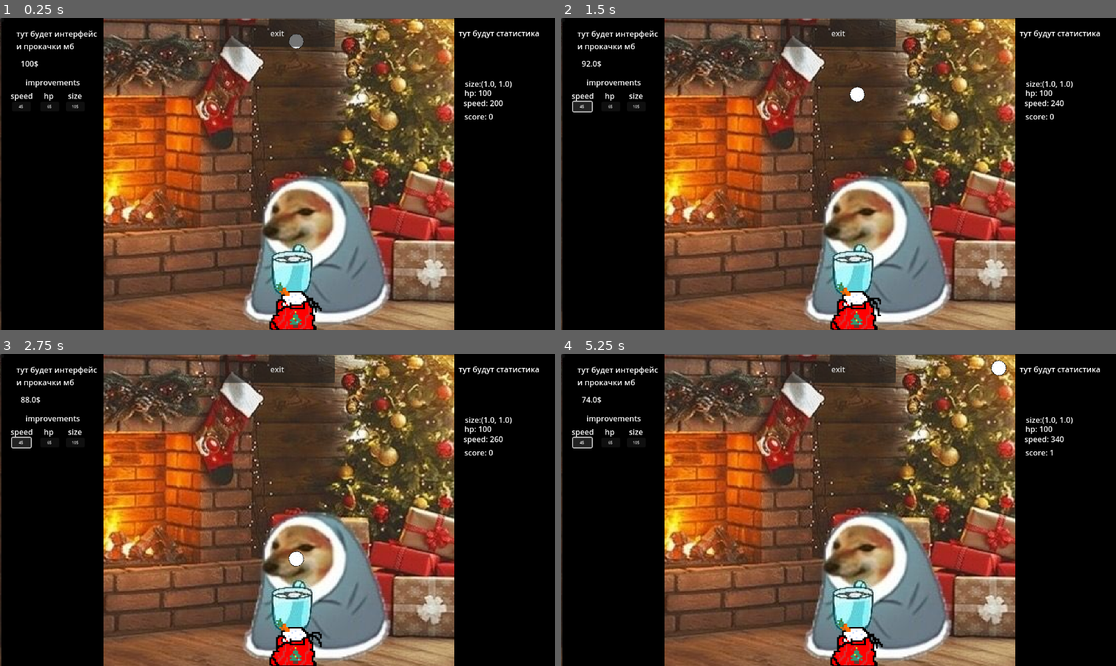
Above: before the commit, frames 1-4 (two rows, left to right).
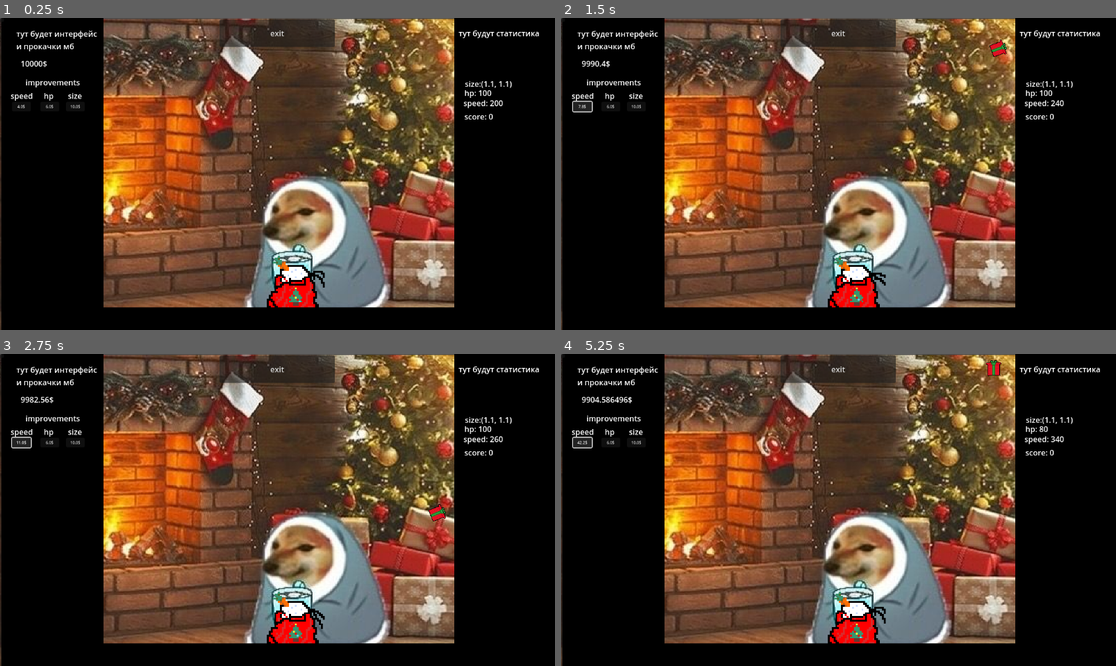
Above: after the commit, the same moments.

Repository: RAnami156/christmas-game-
Game: Godot game, scene res://scene/level.tscn
Two runs of this game, one before a commit and one after it. Both use one fixed random seed, a clock stepped at 60 frames per second and the inputs below. This scene is started directly instead of the project's main scene. The engine's default icon, where the game draws it, is replaced by a stand-in: a white triangle on a blue panel in a dark square.
Inputs:
- Up to frame 1 (0.25 s): no input
- Up to frame 2 (1.5 s): click "4$" (after the commit: "4.0$") at 0.5 s; click "4$" (after the commit: "5.6$") at 1.25 s
- Up to frame 3 (2.75 s): click "4$" (after the commit: "7.8$") at 2 s
- Up to frame 4 (5.25 s): click "4$" (after the commit: "11.0$") at 2.75 s; click "4$" (after the commit: "15.4$") at 3.5 s; click "4$" (after the commit: "21.5$") at 4.25 s; click "4$" (after the commit: "30.1$") at 5 s

The runs differ from the first frame. In frame 1, 5.8% of the frame differs, in the area x 3-92%, y 5-100%; in frame 2, 6.0%; in frame 3, 6.0%, in the area x 3-92%, y 13-100%; in frame 4, 6.0%.

Commit message:
feat: magnet, slow_mod ; fix: health ; - Added new snowball animation - Added magnet(UI + logic, but need small anim fix) - Added slow mod(full logic) - Added shield(only animation, need logic) - Added collection animarion(new some fix) - Added inflation(UI + logic) - fix some "yellow" problem - FIX SOME PROBLEMS WITH HEALTH

Diff:
--- a/project.godot
+++ b/project.godot
@@ -18,6 +18,10 @@
 [autoload]
 
 Global="*res://script/global.gd"
+
+[editor_plugins]
+
+enabled=PackedStringArray("res://addons/AS2P/plugin.cfg")
 
 [input]
 
--- a/scene/level.tscn
+++ b/scene/level.tscn
@@ -1,10 +1,9 @@
-[gd_scene load_steps=9 format=3 uid="uid://d3ee0yqlg3jme"]
+[gd_scene load_steps=8 format=3 uid="uid://d3ee0yqlg3jme"]
 
 [ext_resource type="Script" uid="uid://cyvlwhygoftgv" path="res://script/level.gd" id="1_7g0b6"]
 [ext_resource type="PackedScene" uid="uid://bf6ouahb5e8ea" path="res://scene/player.tscn" id="1_s4405"]
 [ext_resource type="Texture2D" uid="uid://stufiml3ni0m" path="res://assets/icon.svg" id="2_36wlx"]
 [ext_resource type="Texture2D" uid="uid://dvwo1x0mvk4t0" path="res://assets/1fb61a8e4f74a56382f9a09ec4233c94.jpg" id="3_dmi07"]
-[ext_resource type="PackedScene" uid="uid://dbvfu72c5mkvy" path="res://scene/snowball.tscn" id="5_ukt71"]
 [ext_resource type="Script" uid="uid://burunhuqqs5yv" path="res://script/mini_shop.gd" id="6_ismto"]
 
 [sub_resource type="RectangleShape2D" id="RectangleShape2D_36wlx"]
@@ -17,7 +16,7 @@
 script = ExtResource("1_7g0b6")
 
 [node name="player" parent="." instance=ExtResource("1_s4405")]
-position = Vector2(891, 596)
+position = Vector2(497, 538)
 
 [node name="Camera2D" type="Camera2D" parent="."]
 position = Vector2(576, 324)
@@ -43,6 +42,12 @@
 
 [node name="collision" type="Node2D" parent="."]
 
+[node name="Icon3" type="Sprite2D" parent="collision"]
+modulate = Color(0, 0, 0, 1)
+position = Vector2(109.00001, 391.99997)
+scale = Vector2(1.65625, 8.515625)
+texture = ExtResource("2_36wlx")
+
 [node name="Icon2" type="Sprite2D" parent="collision"]
 modulate = Color(0, 0, 0, 1)
 position = Vector2(1049, 306.99997)
@@ -51,7 +56,8 @@
 
 [node name="Icon" type="Sprite2D" parent="collision"]
 modulate = Color(0, 0, 0, 1)
-position = Vector2(109.00001, 391.99997)
+position = Vector2(597.99994, 707)
+rotation = 1.5707964
 scale = Vector2(1.65625, 8.515625)
 texture = ExtResource("2_36wlx")
 
@@ -66,7 +72,7 @@
 shape = SubResource("RectangleShape2D_36wlx")
 
 [node name="CollisionShape2D3" type="CollisionShape2D" parent="collision/StaticBody2D"]
-position = Vector2(524.5, 664.5)
+position = Vector2(523, 619)
 shape = SubResource("RectangleShape2D_dmi07")
 
 [node name="backround" type="Node2D" parent="."]
@@ -79,9 +85,6 @@
 
 [node name="test" type="Node2D" parent="."]
 position = Vector2(699, -949)
-
-[node name="snowball" parent="test" instance=ExtResource("5_ukt71")]
-position = Vector2(-84, 994)
 
 [node name="mini_shop" type="Node2D" parent="."]
 script = ExtResource("6_ismto")
--- a/scene/player.tscn
+++ b/scene/player.tscn
@@ -1,10 +1,11 @@
-[gd_scene load_steps=23 format=3 uid="uid://bf6ouahb5e8ea"]
+[gd_scene load_steps=37 format=3 uid="uid://bf6ouahb5e8ea"]
 
 [ext_resource type="Texture2D" uid="uid://c7dq8o2ldmd0l" path="res://assets/1.png" id="1_fvtld"]
 [ext_resource type="Script" uid="uid://dmh6tj8l7ueqt" path="res://script/player.gd" id="1_s4jxa"]
 [ext_resource type="Texture2D" uid="uid://cjx3qm0lgipfh" path="res://assets/idle.png" id="2_ct4mp"]
 [ext_resource type="Texture2D" uid="uid://bvwn3v5dppnq3" path="res://assets/NY_idle.png" id="3_ct4mp"]
 [ext_resource type="PackedScene" uid="uid://c12s3hqyc1nd3" path="res://scene/interface.tscn" id="3_s4jxa"]
+[ext_resource type="Texture2D" uid="uid://bq0p16rtg8f75" path="res://shield.png" id="6_oh5ij"]
 
 [sub_resource type="AtlasTexture" id="AtlasTexture_oh5ij"]
 atlas = ExtResource("1_fvtld")
@@ -126,9 +127,183 @@
 size = Vector2(99, 76)
 
 [sub_resource type="RectangleShape2D" id="RectangleShape2D_s4jxa"]
-size = Vector2(97, 11.5)
+size = Vector2(99.09091, 11.5)
+
+[sub_resource type="Animation" id="Animation_s4jxa"]
+loop_mode = 2
+tracks/0/type = "value"
+tracks/0/imported = false
+tracks/0/enabled = true
+tracks/0/path = NodePath("AnimatedSprite2D:frame")
+tracks/0/interp = 1
+tracks/0/loop_wrap = true
+tracks/0/keys = {
+"times": PackedFloat32Array(0, 0.2, 0.4, 0.6, 0.8),
+"transitions": PackedFloat32Array(1, 1, 1, 1, 1),
+"update": 1,
+"values": [0, 1, 2, 3, 4]
+}
+tracks/1/type = "value"
+tracks/1/imported = false
+tracks/1/enabled = true
+tracks/1/path = NodePath("AnimatedSprite2D:animation")
+tracks/1/interp = 1
+tracks/1/loop_wrap = true
+tracks/1/keys = {
+"times": PackedFloat32Array(0),
+"transitions": PackedFloat32Array(1),
+"update": 1,
+"values": ["NY_collected"]
+}
+
+[sub_resource type="Animation" id="Animation_oh5ij"]
+length = 0.8
+tracks/0/type = "value"
+tracks/0/imported = false
+tracks/0/enabled = true
+tracks/0/path = NodePath("AnimatedSprite2D:frame")
+tracks/0/interp = 1
+tracks/0/loop_wrap = true
+tracks/0/keys = {
+"times": PackedFloat32Array(0, 0.2, 0.4, 0.6),
+"transitions": PackedFloat32Array(1, 1, 1, 1),
+"update": 1,
+"values": [0, 1, 2, 3]
+}
+tracks/1/type = "value"
+tracks/1/imported = false
+tracks/1/enabled = true
+tracks/1/path = NodePath("AnimatedSprite2D:animation")
+tracks/1/interp = 1
+tracks/1/loop_wrap = true
+tracks/1/keys = {
+"times": PackedFloat32Array(0),
+"transitions": PackedFloat32Array(1),
+"update": 1,
+"values": ["Hit"]
+}
+
+[sub_resource type="Animation" id="Animation_hp4bs"]
+loop_mode = 1
+tracks/0/type = "value"
+tracks/0/imported = false
+tracks/0/enabled = true
+tracks/0/path = NodePath("AnimatedSprite2D:frame")
+tracks/0/interp = 1
+tracks/0/loop_wrap = true
+tracks/0/keys = {
+"times": PackedFloat32Array(0, 0.2, 0.4, 0.6, 0.8),
+"transitions": PackedFloat32Array(1, 1, 1, 1, 1),
+"update": 1,
+"values": [0, 1, 2, 3, 4]
+}
+tracks/1/type = "value"
+tracks/1/imported = false
+tracks/1/enabled = true
+tracks/1/path = NodePath("AnimatedSprite2D:animation")
+tracks/1/interp = 1
+tracks/1/loop_wrap = true
+tracks/1/keys = {
+"times": PackedFloat32Array(0),
+"transitions": PackedFloat32Array(1),
+"update": 1,
+"values": ["Idle"]
+}
+
+[sub_resource type="Animation" id="Animation_g2vtq"]
+loop_mode = 1
+tracks/0/type = "value"
+tracks/0/imported = false
+tracks/0/enabled = true
+tracks/0/path = NodePath("AnimatedSprite2D:frame")
+tracks/0/interp = 1
+tracks/0/loop_wrap = true
+tracks/0/keys = {
+"times": PackedFloat32Array(0, 0.2, 0.4, 0.6, 0.8),
+"transitions": PackedFloat32Array(1, 1, 1, 1, 1),
+"update": 1,
+"values": [0, 1, 2, 3, 4]
+}
+tracks/1/type = "value"
+tracks/1/imported = false
+tracks/1/enabled = true
+tracks/1/path = NodePath("AnimatedSprite2D:animation")
+tracks/1/interp = 1
+tracks/1/loop_wrap = true
+tracks/1/keys = {
+"times": PackedFloat32Array(0),
+"transitions": PackedFloat32Array(1),
+"update": 1,
+"values": ["NY_Idle"]
+}
+
+[sub_resource type="AnimationLibrary" id="AnimationLibrary_2fvbb"]
+_data = {
+&"Hit": SubResource("Animation_oh5ij"),
+&"Idle": SubResource("Animation_hp4bs"),
+&"NY_Idle": SubResource("Animation_g2vtq"),
+&"NY_collected": SubResource("Animation_s4jxa")
+}
+
+[sub_resource type="AtlasTexture" id="AtlasTexture_42h83"]
+atlas = ExtResource("6_oh5ij")
+region = Rect2(0, 0, 32, 32)
+
+[sub_resource type="AtlasTexture" id="AtlasTexture_iuf2t"]
+atlas = ExtResource("6_oh5ij")
+region = Rect2(32, 0, 32, 32)
+
+[sub_resource type="AtlasTexture" id="AtlasTexture_jrjdb"]
+atlas = ExtResource("6_oh5ij")
+region = Rect2(64, 0, 32, 32)
+
+[sub_resource type="AtlasTexture" id="AtlasTexture_kk4ol"]
+atlas = ExtResource("6_oh5ij")
+region = Rect2(96, 0, 32, 32)
+
+[sub_resource type="AtlasTexture" id="AtlasTexture_4reak"]
+atlas = ExtResource("6_oh5ij")
+region = Rect2(128, 0, 32, 32)
+
+[sub_resource type="AtlasTexture" id="AtlasTexture_wt23p"]
+atlas = ExtResource("6_oh5ij")
+region = Rect2(160, 0, 32, 32)
+
+[sub_resource type="AtlasTexture" id="AtlasTexture_k8m7u"]
+atlas = ExtResource("6_oh5ij")
+region = Rect2(192, 0, 32, 32)
+
+[sub_resource type="SpriteFrames" id="SpriteFrames_qucqc"]
+animations = [{
+"frames": [{
+"duration": 1.0,
+"texture": SubResource("AtlasTexture_42h83")
+}, {
+"duration": 1.0,
+"texture": SubResource("AtlasTexture_iuf2t")
+}, {
+"duration": 1.0,
+"texture": SubResource("AtlasTexture_jrjdb")
+}, {
+"duration": 1.0,
+"texture": SubResource("AtlasTexture_kk4ol")
+}, {
+"duration": 1.0,
+"texture": SubResource("AtlasTexture_4reak")
+}, {
+"duration": 1.0,
+"texture": SubResource("AtlasTexture_wt23p")
+}, {
+"duration": 1.0,
+"texture": SubResource("AtlasTexture_k8m7u")
+}],
+"loop": true,
+"name": &"shield",
+"speed": 5.0
+}]
 
 [node name="player" type="CharacterBody2D"]
+scale = Vector2(1.1, 1.1)
 script = ExtResource("1_s4jxa")
 
 [node name="AnimatedSprite2D" type="AnimatedSprite2D" parent="."]
@@ -136,8 +311,6 @@
 sprite_frames = SubResource("SpriteFrames_j4wxg")
 animation = &"NY_Idle"
 autoplay = "NY_Idle"
-frame = 2
-frame_progress = 0.7749119
 
 [node name="interface" parent="AnimatedSprite2D" instance=ExtResource("3_s4jxa")]
 
@@ -149,8 +322,32 @@
 collision_layer = 0
 collision_mask = 2
 
-[node name="CollisionShape2D" type="CollisionShape2D" parent="Area2D"]
-position = Vector2(-3, -26.75)
+[node name="take_box" type="CollisionShape2D" parent="Area2D"]
+position = Vector2(-3.6363635, -26.363636)
 shape = SubResource("RectangleShape2D_s4jxa")
 
+[node name="AnimationPlayer" type="AnimationPlayer" parent="."]
+libraries = {
+&"": SubResource("AnimationLibrary_2fvbb")
+}
+
+[node name="killer" type="StaticBody2D" parent="."]
+collision_layer = 4
+collision_mask = 0
+
+[node name="CollisionShape2D2" type="CollisionShape2D" parent="killer"]
+position = Vector2(-3.5, 14)
+shape = SubResource("RectangleShape2D_fvtld")
+
+[node name="shield" type="AnimatedSprite2D" parent="."]
+visible = false
+modulate = Color(1, 1, 1, 0.7176471)
+position = Vector2(-4.7683716e-07, 18.181818)
+scale = Vector2(6.931818, 6.931819)
+sprite_frames = SubResource("SpriteFrames_qucqc")
+animation = &"shield"
+autoplay = "shield"
+frame = 1
+frame_progress = 0.07643644
+
 [connection signal="body_entered" from="Area2D" to="." method="_on_area_2d_body_entered"]
--- a/scene/shop.gd
+++ b/scene/shop.gd
@@ -2,13 +2,29 @@
 
 @onready var money_text = $interface/money
 
-func _physics_process(delta: float) -> void:
+var dash_price = 100
+var magnet_price = 200
+var slow_mod_price = 300
+
+func _physics_process(_delta: float) -> void:
 	pass
 	money_text.text = str(Global.money) + "$"
 
 
 func _on_button_pressed() -> void:
-	if Global.money >= 100:
-		Global.money -= 100
+	if Global.money >= dash_price:
+		Global.money -= dash_price
 		Global.dash_unlock = true
 		Global.dash_quantity += 3
+
+
+func _on_magnet_button_pressed() -> void:
+	if Global.money >= 200:
+		Global.money -= magnet_price
+		Global.magnet += Vector2(0.1, 0)
+
+
+func _on_slow_mod_button_pressed() -> void:
+	if Global.money >= slow_mod_price and Global.gravity > 20 :
+		Global.money -= slow_mod_price
+		Global.gravity -= 10
--- a/scene/shop.tscn
+++ b/scene/shop.tscn
@@ -30,4 +30,36 @@
 offset_bottom = 38.0
 text = "100$"
 
+[node name="magnet" type="Label" parent="."]
+offset_left = 214.0
+offset_top = 138.0
+offset_right = 273.0
+offset_bottom = 161.0
+text = "Magnet"
+
+[node name="magnet_button" type="Button" parent="magnet"]
+layout_mode = 0
+offset_left = 1.0
+offset_top = 19.0
+offset_right = 60.0
+offset_bottom = 50.0
+text = "200$"
+
+[node name="slow_mod" type="Label" parent="."]
+offset_left = 738.0
+offset_top = 141.0
+offset_right = 813.0
+offset_bottom = 164.0
+text = "slow mod"
+
+[node name="slow_mod_button" type="Button" parent="slow_mod"]
+layout_mode = 0
+offset_left = 16.0
+offset_top = 22.0
+offset_right = 61.0
+offset_bottom = 53.0
+text = "300$"
+
 [connection signal="pressed" from="dash/Button" to="." method="_on_button_pressed"]
+[connection signal="pressed" from="magnet/magnet_button" to="." method="_on_magnet_button_pressed"]
+[connection signal="pressed" from="slow_mod/slow_mod_button" to="." method="_on_slow_mod_button_pressed"]
--- a/scene/snowball.tscn
+++ b/scene/snowball.tscn
@@ -1,7 +1,8 @@
-[gd_scene load_steps=5 format=3 uid="uid://dbvfu72c5mkvy"]
+[gd_scene load_steps=6 format=3 uid="uid://dbvfu72c5mkvy"]
 
 [ext_resource type="Texture2D" uid="uid://xscm4040s0d4" path="res://assets/snowball.png" id="1_p2g5r"]
 [ext_resource type="Script" uid="uid://cpyborbjsq6p3" path="res://script/snowball.gd" id="1_qc5fd"]
+[ext_resource type="Texture2D" uid="uid://d1iee6ks8geom" path="res://gift.png" id="3_o4n7t"]
 
 [sub_resource type="CircleShape2D" id="CircleShape2D_qc5fd"]
 radius = 17.720045
@@ -13,9 +14,15 @@
 script = ExtResource("1_qc5fd")
 
 [node name="snowball" type="Sprite2D" parent="."]
+visible = false
 texture = ExtResource("1_p2g5r")
 
+[node name="Sprite2D" type="Sprite2D" parent="."]
+texture = ExtResource("3_o4n7t")
+
 [node name="Area2D" type="Area2D" parent="."]
+collision_layer = 0
+collision_mask = 5
 
 [node name="CollisionShape2D" type="CollisionShape2D" parent="Area2D"]
 shape = SubResource("CircleShape2D_qc5fd")
--- a/script/global.gd
+++ b/script/global.gd
@@ -4,11 +4,15 @@
 var player_speed = 200
 var player_health = 100
 var player_position = Vector2(612, 596)
+var magnet = Vector2(1, 1)
 #var player_size = Vector2(0, 0)
+
+#SNOWBALL
+var gravity = 100
 
 #LEVEL
 var score = 0
-var money = 100
+var money = 10000
 
 #SHOP
 var dash_unlock = false
--- a/script/level.gd
+++ b/script/level.gd
@@ -17,6 +17,7 @@
 var screen_width = 0
 
 func _ready():
+	spawn_snowball()
 	screen_width = get_viewport_rect().size.x
 	randomize()
 	$player.position = Global.player_position
@@ -26,13 +27,14 @@
 	speed_text.text = "speed: " + str(Global.player_speed)
 	money_text.text = str(Global.money) + "$"
 	score_text.text = "score: " + str(Global.score)
-	hp_text.text = "hp: " + str(Global.player_health)
 	size_text.text = "size:" + str($player.scale)
 	if Global.dash_unlock:
 		dash_text.text = "dash quantity:" + str(Global.dash_quantity)
 	else:
 		dash_text.text = ""
 
+	#await get_tree().create_timer(0.5).timeout
+	hp_text.text = "hp: " + str(Global.player_health)
 	#Global.player_size = $player.scale
 	#Global.player_position = $player.position
 
--- a/script/mini_shop.gd
+++ b/script/mini_shop.gd
@@ -1,21 +1,35 @@
 extends Node2D
 
 @onready var player = $"../player"
+@onready var speed_button = $improvements/speed/speed_button
+@onready var hp_button = $improvements/hp/hp_button
+@onready var size_button = $improvements/size/size_button
+
+
 
 var speed_price = 4.0
 var hp_price = 6.0
 var size_price = 10.0
 
+func _physics_process(_delta: float) -> void:
+	speed_button.text = str(snapped(speed_price,0.1)) + "$"
+	hp_button.text = str(snapped(hp_price,0.1)) + "$"
+	size_button.text = str(snapped(size_price,0.1)) + "$"
+
+
+
 func _on_speed_button_pressed() -> void:
 	if Global.money >= speed_price:
 		Global.money -= speed_price
 		Global.player_speed += 20
+		speed_price += speed_price * 0.4
 
 
 func _on_hp_button_pressed() -> void:
 	if Global.money >= hp_price:
 		Global.player_health += 5
 		Global.money -= hp_price
+		hp_price += hp_price * 0.4
 
 
 func _on_size_button_pressed() -> void:
@@ -23,3 +37,4 @@
 		player.scale += Vector2(0.05, 0.05)
 		Global.player_speed -=20
 		Global.money -= size_price
+		size_price += size_price * 0.4
--- a/script/player.gd
+++ b/script/player.gd
@@ -1,9 +1,13 @@
 extends CharacterBody2D
+
+@onready var take_box = $Area2D/take_box
 
 func _physics_process(delta: float) -> void:
 	if Global.player_speed <= 0:
 		Global.player_speed = 0
 
+	take_box.scale = Global.magnet
+	$killer.scale = Global.magnet
 	#MOVEMENT
 	if not is_on_floor():
 		velocity += get_gravity() * delta
@@ -29,8 +33,12 @@
 	move_and_slide()
 
 
-func _on_area_2d_body_entered(body: Node2D) -> void:
+func _on_area_2d_body_entered(_body: Node2D) -> void:
 	Global.score += 1
 	Global.money += 2
-	Global.player_health += 20
-	print(Global.score)
+	Global.player_health += 40 #потому что у меня 2 слоя коллизий 1 и 3
+	#Global.p
+	#print(Global.score)
+	scale += Vector2(0.2, 0)
+	await get_tree().create_timer(0.2).timeout
+	scale -= Vector2(0.2, 0)
--- a/script/snowball.gd
+++ b/script/snowball.gd
@@ -1,19 +1,18 @@
 extends Node2D
 
 var velocity = Vector2.ZERO
-var gravity = 100
-var rotation_speed = 300
+var rotation_speed = 5
 
 func _ready() -> void:
 	pass
 
 func _process(delta: float) -> void:
-	velocity.y += gravity * delta
+	velocity.y += Global.gravity * delta
 	position += velocity * delta
 	rotation += rotation_speed * delta
 
 
-func _on_area_2d_body_entered(body: Node2D) -> void:
+func _on_area_2d_body_entered(_body: Node2D) -> void:
 	Global.player_health -= 20
 	self.queue_free()
 	pass
Not shown, added: addons/AS2P/InspectorConvertor.gd
Not shown, added: addons/AS2P/InspectorConvertor.gd.uid
Not shown, added: addons/AS2P/NodeSelectorProperty.gd
Not shown, added: addons/AS2P/NodeSelectorProperty.gd.uid
Not shown, added: addons/AS2P/plugin.cfg
Not shown, added: addons/AS2P/plugin.gd
Not shown, added: addons/AS2P/plugin.gd.uid
Not shown, changed: description.txt
Binary file added: gift.ase
Binary file added: gift.png
Not shown, added: gift.png.import
Not shown: 1 places in scene/shop.tscn that only renumber resources
(and 3 more such lines)
